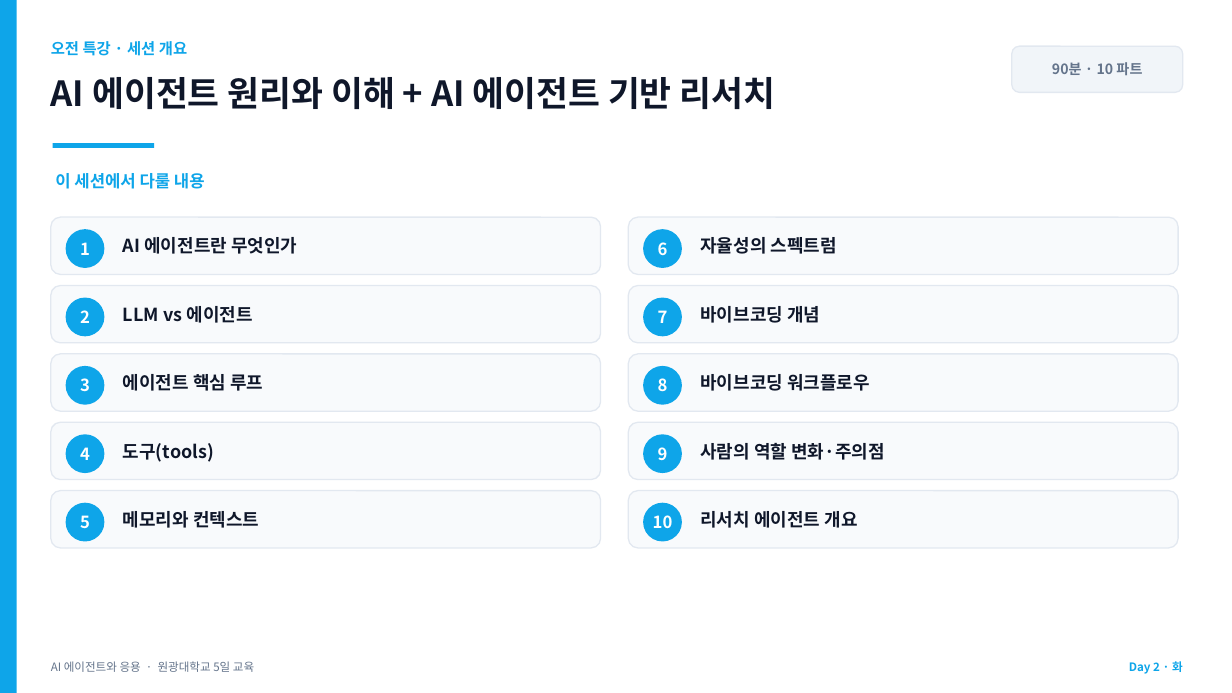
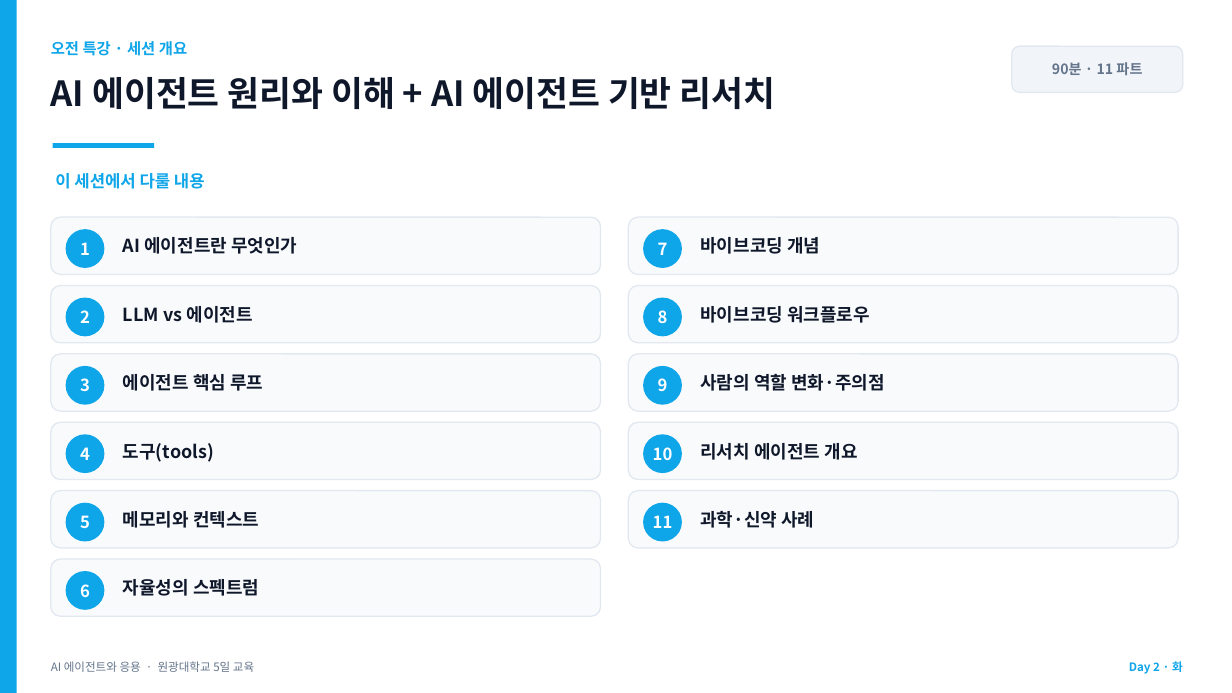
Before and after one commit to jyshin-22/wku-ai-agent-program, a slide deck: slide 5 of slides/day2.pptx. Drawn at 1232x693 pixels with LibreOffice and Linux fonts; fonts in the diff are those of the drawing. Boxes give left, top, right and bottom in pixels: in the first picture for what was removed or moved away, otherwise in the second. Text is boxed around its words. In the diff, an @@ line names an element or a change of style, - is before the commit and + after.

```diff
--- a/slides/day2.pptx
+++ b/slides/day2.pptx
@@ text at bbox=[1052, 62, 1142, 75]: text changed @@
-90분 · 10 파트
+90분 · 11 파트
@@ 8 texts: place and size @@
-8 texts at bbox=[653, 306, 885, 529]
+8 texts at bbox=[653, 237, 885, 461]
@@ text added at bbox=[653, 515, 673, 528], 13 pt, text #FFFFFF, bold @@
+11
@@ text added at bbox=[700, 511, 814, 528], 14 pt, text #0F172A, bold @@
+과학·신약 사례
@@ rounded rectangle added at bbox=[51, 559, 601, 616], fill #F8FAFC, outline #E2E8F0 1 pt @@
@@ text "자율성의 스펙트럼": place and size @@
-text "자율성의 스펙트럼" at bbox=[700, 237, 837, 254]
+text "자율성의 스펙트럼" at bbox=[123, 579, 259, 596]
@@ text "6": place and size @@
-text "6" at bbox=[658, 242, 668, 255]
+text "6" at bbox=[80, 584, 90, 598]
@@ ellipse added at bbox=[66, 571, 104, 610], fill #0EA5E9 @@
```
Also in this commit, not shown: 6 other slides changed, 1 slide added, 10 other files.
